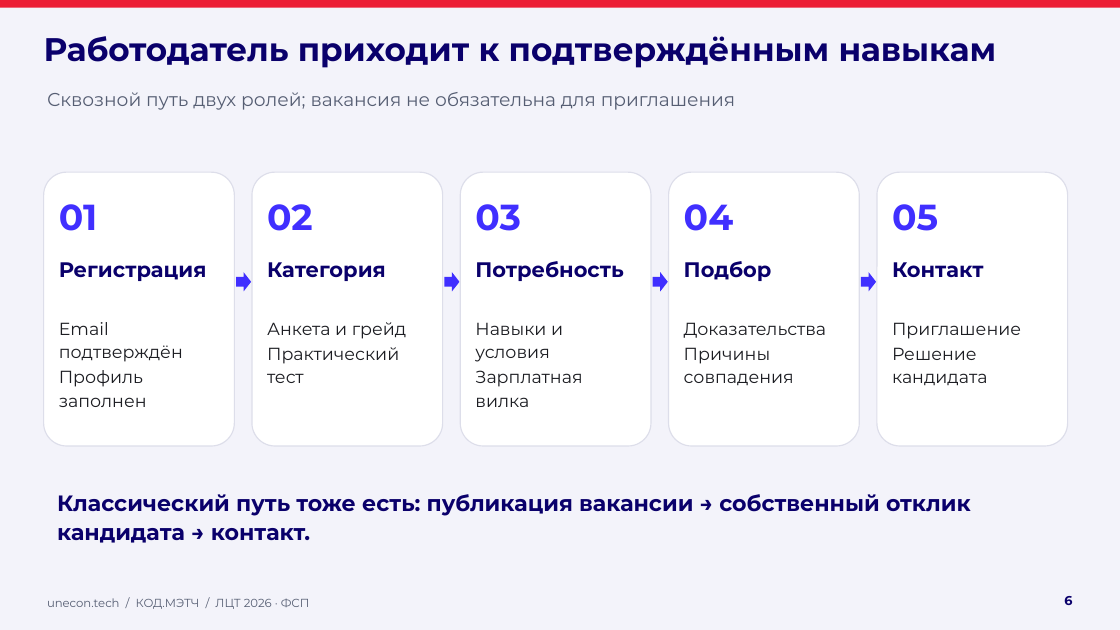
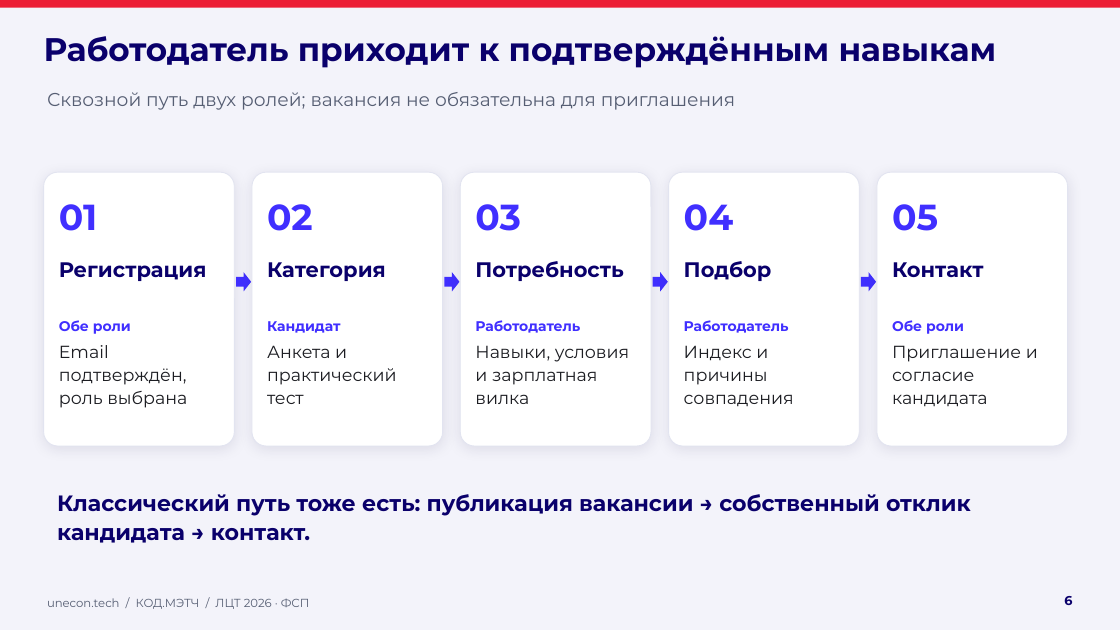
Before and after one commit to Valery766/kodmatch-lct-2026, a slide deck: slide 6 of presentation/КОД.МЭТЧ_unecon.tech_ЛЦТ_ФСП_2026.pptx. Drawn at 1120x630 pixels with LibreOffice and Linux fonts; fonts in the diff are those of the drawing; background and template pictures are left out. Boxes give left, top, right and bottom in pixels: in the first picture for what was removed or moved away, otherwise in the second. Text is boxed around its words. In the diff, an @@ line names an element or a change of style, - is before the commit and + after.

```diff
--- a/presentation/КОД.МЭТЧ_unecon.tech_ЛЦТ_ФСП_2026.pptx
+++ b/presentation/КОД.МЭТЧ_unecon.tech_ЛЦТ_ФСП_2026.pptx
@@ outline #DDDEEA 1 pt to #E2E4F0 0.75 pt; shadow on; proportions changed in 5 elements at bbox=[44, 172, 234, 446], bbox=[252, 172, 443, 446], bbox=[460, 172, 651, 446], bbox=[669, 172, 860, 446], bbox=[877, 172, 1068, 446] @@
@@ text at bbox=[59, 320, 187, 408]: text changed @@
-Email подтверждён
-Профиль заполнен
+Обе роли
+Email подтверждён, роль выбрана
@@ text at bbox=[267, 321, 397, 404]: text changed @@
-Анкета и грейд
-Практический тест
+Кандидат
+Анкета и практический тест
@@ text at bbox=[475, 320, 629, 404]: text changed @@
-Навыки и условия
-Зарплатная вилка
+Работодатель
+Навыки, условия и зарплатная вилка
@@ text at bbox=[684, 320, 794, 407]: text changed @@
-Доказательства
-Причины совпадения
+Работодатель
+Индекс и причины совпадения
@@ text at bbox=[892, 320, 1038, 407]: text changed @@
-Приглашение
-Решение кандидата
+Обе роли
+Приглашение и согласие кандидата
```
Also in this commit, not shown: 14 other slides changed, 52 other files.
